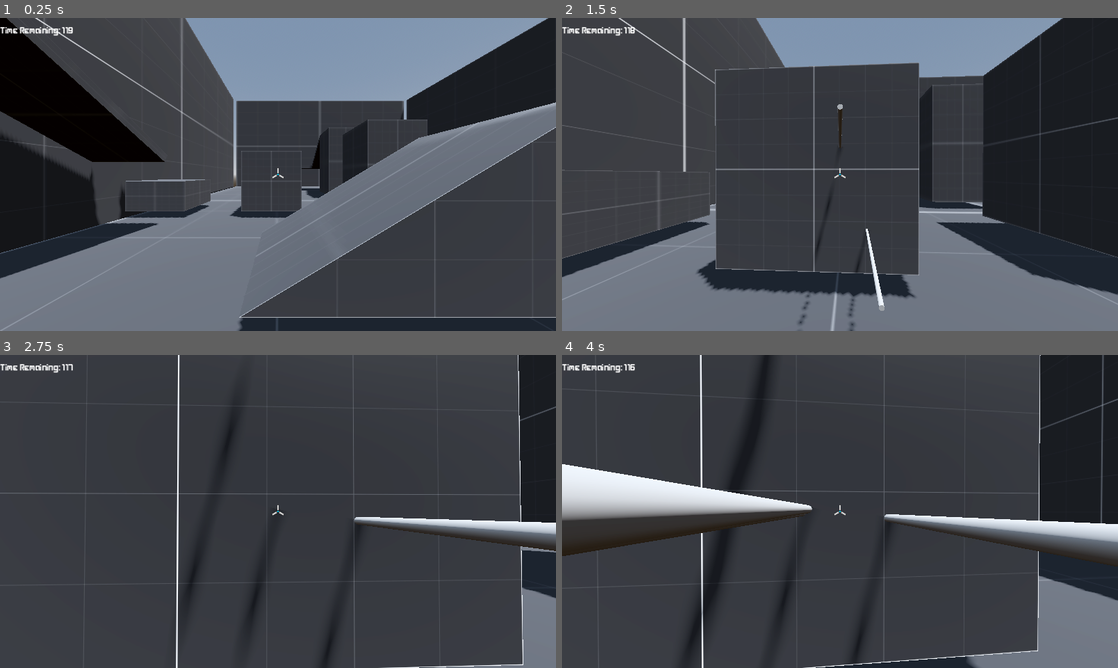
Above: before the commit, frames 1-4 (two rows, left to right).
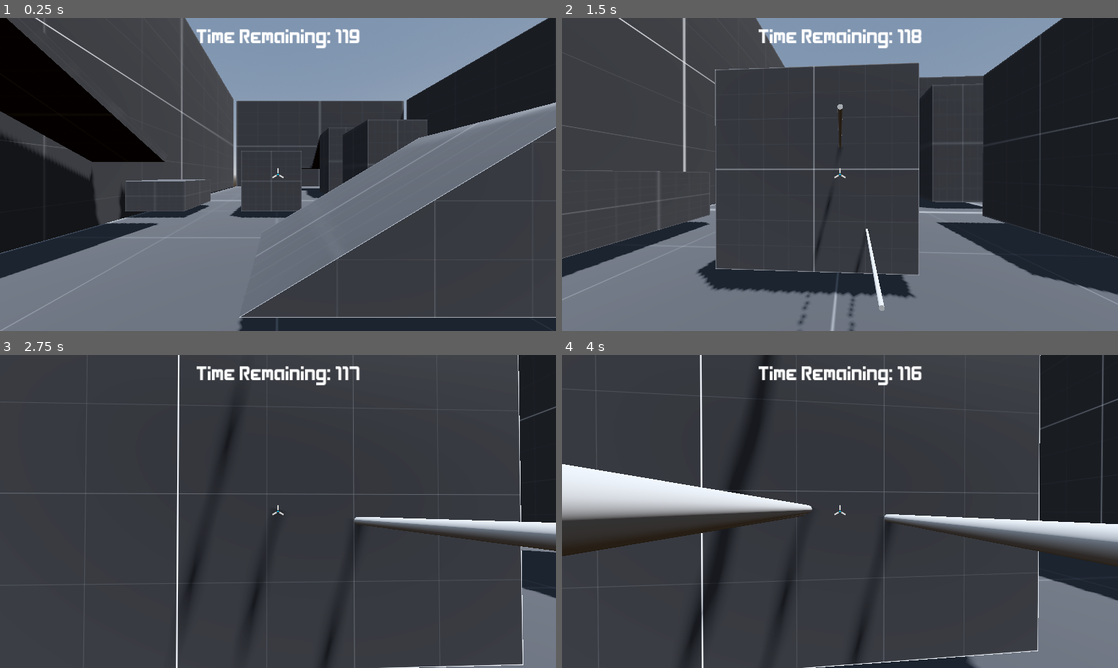
Above: after the commit, the same moments.

Repository: kdreese/godot-3D-shooter-project
Game: Godot game, scene res://src/states/game.tscn
Two runs of this game, one before a commit and one after it. Both use one fixed random seed, a clock stepped at 60 frames per second and the inputs below. After the commit the project has no main scene; this scene is started directly in both runs.
Inputs (mouse positions are in pixels of both pictures, inside the frame that each line leads up to):
- Up to frame 1 (0.25 s): no input
- Up to frame 2 (1.5 s): move the mouse to (867, 174) at 0.52 s; press the mouse at (867, 174) at 0.53 s; hold W (move_forwards) from 0.53 s (still down); tap Space (jump) at 0.77 s; move the mouse to (812, 174) at 1.27 s; release the mouse at (812, 174) at 1.28 s; click (812, 174) at 1.35 s
- Up to frame 3 (2.75 s): keep holding W (move_forwards); tap Space (jump) at 1.52 s; move the mouse to (289, 505) at 2.02 s; press the mouse at (289, 505) at 2.03 s
- Up to frame 4 (4 s): keep holding W (move_forwards); tap Enter at 2.75 s; move the mouse to (834, 517) at 2.77 s; release the mouse at (834, 517) at 2.78 s; click (834, 517) at 2.85 s; tap Space (jump) at 3.02, 3.77 s; move the mouse to (878, 514) at 3.52 s; press the mouse at (878, 514) at 3.53 s

The runs differ from the first frame. In frame 1, 1.0% of the frame differs, in the area x 0-65%, y 2-10%; in frame 2, 1.0%; in frame 3, 1.0%; in frame 4, 1.1%.
Error in both runs: Invalid access to property or key '1' on a base object of type 'Dictionary'. (res://src/states/scoreboard.gd:48)

Commit message:
Moved menus into their own folder.

Diff:
--- a/src/autoload/multiplayer.gd
+++ b/src/autoload/multiplayer.gd
@@ -109,7 +109,7 @@
 		return
 	print("Hosting a dedicated server on port %d" % Global.config.port)
 	Global.menu_to_load = "lobby"
-	get_tree().change_scene_to_file("res://src/states/menu.tscn")
+	get_tree().change_scene_to_file("res://src/states/menus/menu.tscn")
 
 
 # Attempts to create a server and sets the network peer if successful
--- a/src/states/game.gd
+++ b/src/states/game.gd
@@ -62,7 +62,7 @@
 			rpc("end_of_match")
 			end_of_match()
 		elif not get_multiplayer().has_multiplayer_peer():
-			var error := get_tree().change_scene_to_file("res://src/states/menu.tscn")
+			var error := get_tree().change_scene_to_file("res://src/states/menus/menu.tscn")
 			assert(not error)
 
 
@@ -75,7 +75,7 @@
 func server_disconnected() -> void:
 	Global.server_kicked = true
 	Global.menu_to_load = "main_menu"
-	get_tree().change_scene_to_file("res://src/states/menu.tscn")
+	get_tree().change_scene_to_file("res://src/states/menus/menu.tscn")
 
 
 # Get all targets not about to be deleted
@@ -269,7 +269,7 @@
 	# Send back to lobby with updated scores
 	for id in Multiplayer.player_info.keys():
 		Multiplayer.player_info[id].latest_score = $UI/Scoreboard.individual_score[id]
-	var error := get_tree().change_scene_to_file("res://src/states/menu.tscn")
+	var error := get_tree().change_scene_to_file("res://src/states/menus/menu.tscn")
 	assert(not error)
 
 
--- a/src/states/game.tscn
+++ b/src/states/game.tscn
@@ -39,7 +39,9 @@
 anchor_right = 1.0
 offset_top = 16.0
 offset_bottom = 32.0
+theme_override_font_sizes/font_size = 36
 text = "Time Remaining: "
+horizontal_alignment = 1
 
 [node name="Players" type="Node" parent="."]
 
--- a/src/states/credits_menu.tscn
+++ b/src/states/menus/credits_menu.tscn
@@ -1,6 +1,6 @@
 [gd_scene load_steps=2 format=3]
 
-[ext_resource type="Script" path="res://src/states/credits_menu.gd" id="1"]
+[ext_resource type="Script" path="res://src/states/menus/credits_menu.gd" id="1"]
 
 [node name="CreditsMenu" type="Control"]
 layout_mode = 3
--- a/src/states/lobby.tscn
+++ b/src/states/menus/lobby.tscn
@@ -1,9 +1,9 @@
-[gd_scene load_steps=6 format=3 uid="uid://dexegvsucwvj2"]
-
-[ext_resource type="Script" path="res://src/states/lobby.gd" id="1_jrt3q"]
-[ext_resource type="StyleBox" path="res://resources/ui_themes/table_header.tres" id="2_762xw"]
-[ext_resource type="StyleBox" path="res://resources/ui_themes/table_row_1.tres" id="3_rwh5v"]
-[ext_resource type="StyleBox" uid="uid://ol7lq1c11lg0" path="res://resources/ui_themes/table_row_2.tres" id="4_enwse"]
+[gd_scene load_steps=6 format=3 uid="uid://uth65snnt4io"]
+
+[ext_resource type="Script" path="res://src/states/menus/lobby.gd" id="1_347hp"]
+[ext_resource type="StyleBox" path="res://resources/ui_themes/table_header.tres" id="2_7mfjv"]
+[ext_resource type="StyleBox" path="res://resources/ui_themes/table_row_1.tres" id="3_mthit"]
+[ext_resource type="StyleBox" uid="uid://ol7lq1c11lg0" path="res://resources/ui_themes/table_row_2.tres" id="4_slb0m"]
 
 [sub_resource type="StyleBoxFlat" id="StyleBoxFlat_jqv2c"]
 content_margin_left = 10.0
@@ -21,7 +21,7 @@
 anchor_bottom = 1.0
 grow_horizontal = 2
 grow_vertical = 2
-script = ExtResource("1_jrt3q")
+script = ExtResource("1_347hp")
 
 [node name="AspectRatioContainer" type="AspectRatioContainer" parent="."]
 layout_mode = 1
--- a/src/states/main_menu.tscn
+++ b/src/states/menus/main_menu.tscn
@@ -1,6 +1,6 @@
 [gd_scene load_steps=6 format=3]
 
-[ext_resource type="Script" path="res://src/states/main_menu.gd" id="1"]
+[ext_resource type="Script" path="res://src/states/menus/main_menu.gd" id="1"]
 [ext_resource type="FontFile" path="res://resources/fonts/BoringNormalFont.tres" id="2_wwdq4"]
 [ext_resource type="FontFile" uid="uid://dy2og8k4ftrsm" path="res://assets/fonts/Aileron-Regular.otf" id="4"]
 
--- a/src/states/menu.tscn
+++ b/src/states/menus/menu.tscn
@@ -1,10 +1,10 @@
-[gd_scene load_steps=6 format=3 uid="uid://dedyynj2klk82"]
+[gd_scene load_steps=6 format=3 uid="uid://41wv1vx01vax"]
 
-[ext_resource type="Script" path="res://src/states/menu.gd" id="1_m0gmu"]
-[ext_resource type="PackedScene" path="res://src/states/credits_menu.tscn" id="3"]
-[ext_resource type="PackedScene" uid="uid://dexegvsucwvj2" path="res://src/states/lobby.tscn" id="4"]
+[ext_resource type="Script" path="res://src/states/menus/menu.gd" id="1_m0gmu"]
+[ext_resource type="PackedScene" path="res://src/states/menus/credits_menu.tscn" id="3"]
+[ext_resource type="PackedScene" uid="uid://uth65snnt4io" path="res://src/states/menus/lobby.tscn" id="4"]
 [ext_resource type="PackedScene" uid="uid://cavlsoba7afvq" path="res://src/levels/preview_level.tscn" id="5"]
-[ext_resource type="PackedScene" path="res://src/states/main_menu.tscn" id="5_oi03n"]
+[ext_resource type="PackedScene" path="res://src/states/menus/main_menu.tscn" id="5_oi03n"]
 
 [node name="Menu" type="Control"]
 layout_mode = 3
@@ -34,7 +34,6 @@
 grow_vertical = 2
 
 [node name="Lobby" parent="." instance=ExtResource("4")]
-unique_name_in_owner = true
 visible = false
 layout_mode = 1
 
--- a/src/states/pause_menu.gd
+++ b/src/states/menus/pause_menu.gd
@@ -43,7 +43,7 @@
 func disconnect_from_server() -> void:
 	Multiplayer.disconnect_from_session()
 	Global.menu_to_load = "main_menu"
-	get_tree().change_scene_to_file("res://src/states/menu.tscn")
+	get_tree().change_scene_to_file("res://src/states/menus/menu.tscn")
 
 
 func on_mouse_sens_change(value: float) -> void:
--- a/src/states/pause_menu.tscn
+++ b/src/states/menus/pause_menu.tscn
@@ -1,13 +1,13 @@
 [gd_scene load_steps=2 format=3 uid="uid://j484fwghh2lq"]
 
-[ext_resource type="Script" path="res://src/states/pause_menu.gd" id="1"]
+[ext_resource type="Script" path="res://src/states/menus/pause_menu.gd" id="1_bthm4"]
 
 [node name="PauseMenu" type="ColorRect"]
 anchors_preset = 15
 anchor_right = 1.0
 anchor_bottom = 1.0
 color = Color(0, 0, 0, 0.392157)
-script = ExtResource("1")
+script = ExtResource("1_bthm4")
 
 [node name="C" type="CenterContainer" parent="."]
 layout_mode = 0
Not shown: 1 places in src/states/game.tscn that only renumber resources
Renamed: src/states/credits_menu.gd -> src/states/menus/credits_menu.gd
Renamed: src/states/lobby.gd -> src/states/menus/lobby.gd
Not shown: 8 places in src/states/menus/lobby.tscn that only renumber resources
Renamed: src/states/main_menu.gd -> src/states/menus/main_menu.gd
Renamed: src/states/menu.gd -> src/states/menus/menu.gd
